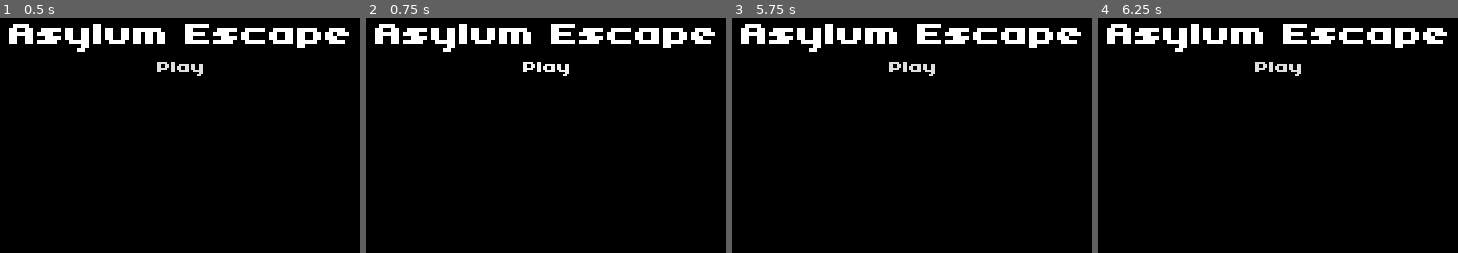
Above: before the commit, frames 1-4 (left to right).
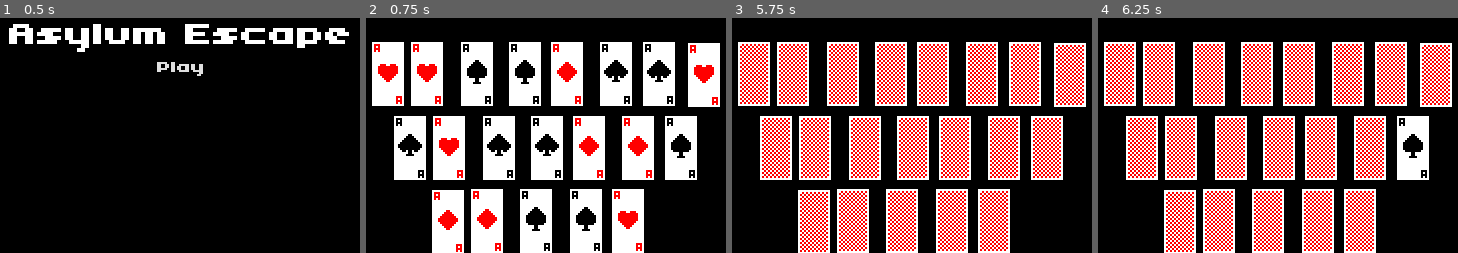
Above: after the commit, the same moments.

Repository: OliveADay/asylum
Game: Godot game, scene res://Title.tscn
Two runs of this game, one before a commit and one after it. Both use one fixed random seed, a clock stepped at 60 frames per second and the inputs below. The project has no main scene, so this scene is started directly.
Inputs (mouse positions are in pixels of both pictures, inside the frame that each line leads up to):
- Up to frame 1 (0.5 s): no input
- Up to frame 2 (0.75 s): click "Play" at 0.5 s
- Up to frame 3 (5.75 s): click (912, 67) at 1.25 s, where only the run before the commit has a clickable "Play"; click (912, 67) at 2 s, where only the run before the commit has a clickable "Play"; tap Enter at 2.75, 4.25 s; move the mouse to (1020, 119) at 2.77 s; click (1020, 119) at 2.85 s; tap Space at 3.5, 5 s; move the mouse to (818, 142) at 3.52 s; click (818, 142) at 3.6 s; move the mouse to (962, 76) at 4.27 s; click (962, 76) at 4.35 s; move the mouse to (890, 180) at 5.02 s; click (890, 180) at 5.1 s
- Up to frame 4 (6.25 s): move the mouse to (1422, 168) at 5.77 s; click (1422, 168) at 5.85 s

Frame 1 is identical in both runs. In frame 2, 47% of the frame differs, in the area x 1-99%, y 2-100%; in frame 3, 52%; in frame 4, 51%.

Commit message:
main bit finished

Diff:
--- a/Title.tscn
+++ b/Title.tscn
@@ -1,8 +1,10 @@
 [gd_scene format=3 uid="uid://clb24wehbru3j"]
 
+[ext_resource type="Script" uid="uid://bs5omey6asvmp" path="res://title.gd" id="1_ax32a"]
 [ext_resource type="Theme" uid="uid://doig0mgyh1myr" path="res://base.tres" id="1_c0dwi"]
 
 [node name="Title" type="Node2D" unique_id=430437828]
+script = ExtResource("1_ax32a")
 
 [node name="CanvasLayer" type="CanvasLayer" parent="." unique_id=984708109]
 
@@ -29,3 +31,5 @@
 theme = ExtResource("1_c0dwi")
 text = "Play"
 flat = true
+
+[connection signal="pressed" from="CanvasLayer/Button" to="." method="_on_button_pressed"]
--- a/card.gd
+++ b/card.gd
@@ -3,19 +3,21 @@
 var mouseOn = false
 var rand = RandomNumberGenerator.new()
 var secret = 1;
-var maxWait = 1;
+var maxWait = 1000000000;
 var startWait = 5
 var currentWait = 0;
-signal clicked
+var has_been_clicked = false
+signal clicked(secret:int)
 
-func _ready():
+func reset():
 	$Sprite2D.frame = secret
 	currentWait = startWait
 
 func _process(delta: float) -> void:
-	if Input.is_action_just_pressed("click") and mouseOn:
+	if Input.is_action_just_pressed("click") and mouseOn and $Sprite2D.frame != secret:
 		$Sprite2D.frame = secret
 		currentWait = maxWait
+		clicked.emit(secret)
 	if currentWait > 0:
 		currentWait-=delta
 		$Sprite2D.frame = secret
--- a/card_manager.gd
+++ b/card_manager.gd
@@ -1,13 +1,46 @@
 extends Node2D
 @export var cards = [Node2D]
 var rand = RandomNumberGenerator.new()
+var card_same_amount = 5
+var click_amount = 0
+var last_secret = 0
+var total = 0
+var mistakes = 0
 
 func _ready() -> void:
+	for card in cards:
+		get_node(card).clicked.connect(clicked)
+	reset()
+
+func reset():
 	var secret = 1
 	var amount = 0
 	for card in cards:
 		get_node(card).secret=secret
+		get_node(card).reset()
 		amount+=1
-		if amount==5:
+		if amount==card_same_amount:
 			secret+=1
 			amount = 0
+	cards.shuffle()
+	print("reset")
+func clicked(secret):
+	if click_amount == 0:
+		last_secret = secret
+		click_amount+=1
+	elif last_secret != secret:
+		mistakes+=1
+		if(mistakes == 3):
+			click_amount = 0
+			total= 0
+			reset()
+			mistakes =0
+	else:
+		click_amount +=1
+		last_secret = secret
+		if click_amount ==card_same_amount:
+			total+=1
+			click_amount = 0
+			print("card")
+		if total == 4:
+			$CanvasLayer.visible = true
--- /dev/null
+++ b/title.gd
@@ -0,0 +1,7 @@
+extends Node2D
+var world_resource = preload("res://world.tscn")
+
+func _on_button_pressed() -> void:
+	$CanvasLayer.queue_free()
+	var world = world_resource.instantiate()
+	get_tree().root.add_child(world)
--- a/world.tscn
+++ b/world.tscn
@@ -2,6 +2,7 @@
 
 [ext_resource type="PackedScene" uid="uid://dv4xfu3475ji" path="res://card.tscn" id="1_f3sb7"]
 [ext_resource type="Script" uid="uid://61vthuos1lxd" path="res://card_manager.gd" id="1_fj7yv"]
+[ext_resource type="Theme" uid="uid://doig0mgyh1myr" path="res://base.tres" id="3_tlwt5"]
 
 [node name="World" type="Node2D" unique_id=1106847932]
 script = ExtResource("1_fj7yv")
@@ -73,3 +74,21 @@
 offset_bottom = 272.0
 mouse_filter = 2
 color = Color(0, 0, 0, 1)
+
+[node name="CanvasLayer" type="CanvasLayer" parent="." unique_id=207518338]
+visible = false
+
+[node name="ColorRect" type="ColorRect" parent="CanvasLayer" unique_id=1015572878]
+offset_right = 480.0
+offset_bottom = 244.0
+color = Color(0, 0, 0, 1)
+
+[node name="Label" type="Label" parent="CanvasLayer" unique_id=608985854]
+texture_filter = 1
+offset_right = 480.0
+offset_bottom = 244.0
+theme = ExtResource("3_tlwt5")
+text = "you've proved your memory and are
+allowed to finally allowed to leave!!!!"
+horizontal_alignment = 1
+vertical_alignment = 1
Not shown, added: title.gd.uid
